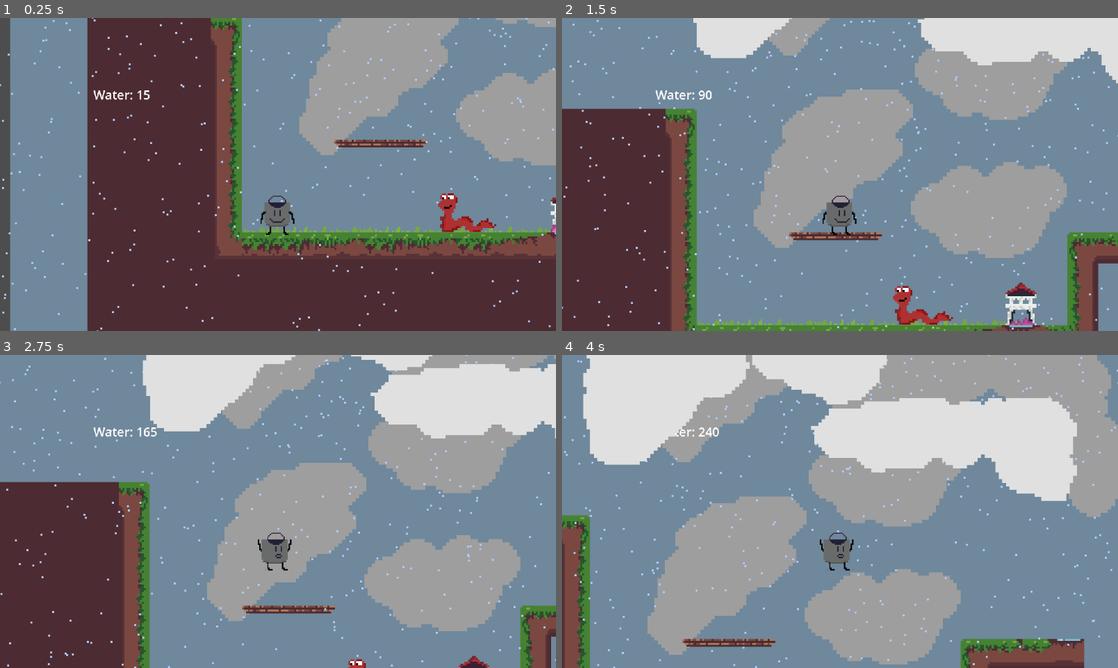
Above: before the commit, frames 1-4 (two rows, left to right).
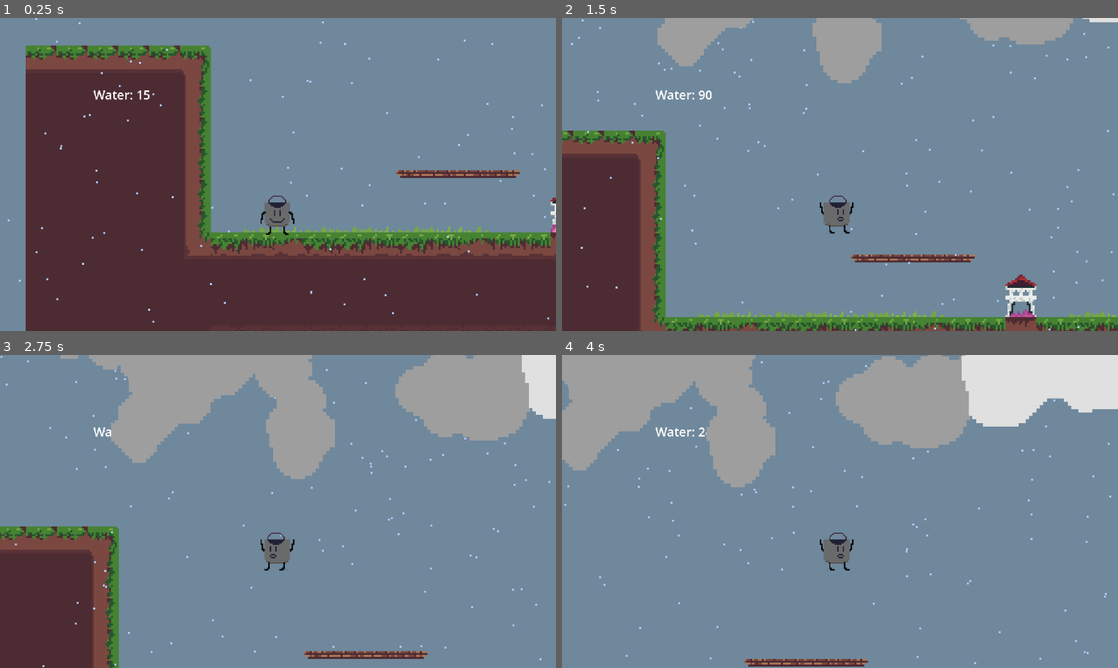
Above: after the commit, the same moments.

Repository: nsriv531/GWJ58
Game: Godot game, scene res://Scene/Level2.tscn
The game is run twice, just before and just after one commit, with the same random seed, the same clock (stepped at 60 frames per second) and the same inputs. Before the commit the project starts from res://Scene/Main.tscn.
Inputs:
- Up to frame 1 (0.25 s): no input
- Up to frame 2 (1.5 s): hold W (jump) 0.53-1.28 s; hold D (right) from 0.53 s (still down); tap Space (dump) at 0.6 s; tap W (jump) at 1.35 s
- Up to frame 3 (2.75 s): tap W (jump) at 1.52, 1.82 s; tap Space (dump) at 1.55, 2.1 s; release D (right) at 2.03 s; hold A (left) from 2.03 s (still down); hold W (jump) from 2.03 s (still down)
- Up to frame 4 (4 s): release A (left) at 2.78 s; release W (jump) at 2.78 s; hold D (right) from 2.78 s (still down); tap Space (dump) at 2.85 s; tap W (jump) at 3.02, 3.32 s; hold W (jump) from 3.53 s (still down)

The runs differ from the first frame. In frame 1, 38% of the frame differs, in the area x 0-100%, y 0-100%; in frame 2, 45%; in frame 3, 46%; in frame 4, 56%.

Commit message:
refactoring

Diff:
--- a/Objects/NewPlayer.gd
+++ b/Objects/NewPlayer.gd
@@ -1,8 +1,8 @@
 extends CharacterBody2D
 
-enum{IDLE, DUMP, WALK, HIT}
+enum{IDLE, DUMP, HIT, LEFT,RIGHT}
 @export var SPRING_VELOCITY: float = -1000.0
-var waterfill = 0
+var water_fill = 0
 const SPEED = 300.0
 const JUMP_VELOCITY = -700.0
 
@@ -13,20 +13,6 @@
 # Get the gravity from the project settings to be synced with RigidBody nodes.
 var gravity = ProjectSettings.get_setting("physics/2d/default_gravity")
 
-func isDumping():
-	if state == DUMP:
-		return true
-	else:
-		return false
-
-func hit():
-	velocity.x = -500
-	velocity.y = JUMP_VELOCITY
-	if waterfill < 800:
-		$AnimatedSprite2D.play("hit_left")
-	else:
-		$AnimatedSprite2D.play("hit_left_full")
-	state = HIT
 
 func _ready():
 	state = IDLE
@@ -39,49 +25,33 @@
 		if velocity.y == 0:
 			state = IDLE
 
-	if state == DUMP:
+	elif state == DUMP:
 		if $AnimatedSprite2D.frame == 3:
-			waterfill = 0
+			water_fill = 0
 			state = IDLE
 
 		if $AnimatedSprite2D.frame == 1:
 			var part = waterParticle.instantiate()
-			part.setAmount((1 + waterfill/40))
+			part.setAmount((1 + water_fill/40))
 			add_child(part)
 			part.start()
 
-	$Camera2D/Label.text = "Water: " + str(waterfill)
+	elif state == IDLE:
+		if not is_on_floor():
+			var direction = Input.get_axis("left", "right")
+			if direction > 0:
+				jump_animation(RIGHT)
+			elif direction < 0:
+				jump_animation(LEFT)
+			elif direction == 0:
+				jump_animation(IDLE)
+
+	$Camera2D/Label.text = "Water: " + str(water_fill)
 
 
 func _physics_process(delta):
-
 	movement(delta)
 	raycast_fill_water(delta)
-	collisions()
-
-
-func collisions():
-	# Iterate through all collisions that occurred this frame
-	for index in range(get_slide_collision_count()):
-		# We get one of the collisions with the player
-		var collision = get_slide_collision(index)
-
-
-		# If the collision is with ground
-		if (collision.get_collider().is_class("TileMap")):
-			continue
-
-		print (collision.get_collider())
-
-		if collision.get_collider().is_in_group("Shrine"):
-			var shrine = collision.get_collider()
-			if waterfill >= 800:
-				shrine.dump()
-
-		# If the collider is with an enemy
-		if collision.get_collider().is_in_group("Enemy"):
-			var enemy = collision.get_collider()
-			# we check that we are hitting it from above.
 
 func raycast_fill_water(delta):
 	var space_state = get_world_2d().direct_space_state
@@ -89,15 +59,15 @@
 	var query = PhysicsRayQueryParameters2D.create(global_position, global_position + Vector2(0,-200))
 	query.exclude = [self]
 	var result = space_state.intersect_ray(query)
-	if result.size() == 0 && waterfill < 1000:
-		waterfill += ceil(delta*2)
+	if result.size() == 0 && water_fill < 1000:
+		water_fill += ceil(delta*2)
 
 func movement(delta):
-	var speed = SPEED - (waterfill/8)
+	var speed = SPEED - (water_fill/8)
 
 	# Add the gravity.
 	if not is_on_floor():
-		velocity.y += (gravity  + waterfill/2) * delta
+		velocity.y += (gravity  + water_fill/2) * delta
 
 	# Handle Jump.
 
@@ -108,57 +78,77 @@
 		var direction = Input.get_axis("left", "right")
 		if direction > 0:
 			if is_on_floor():
-				if waterfill < 800:
+				if is_full():
+					$AnimatedSprite2D.play("right_walk_slow")
+				else:
 					$AnimatedSprite2D.play("right_walk")
-				else:
-					$AnimatedSprite2D.play("right_walk_slow")
 			velocity.x = direction * speed
 		elif direction < 0:
 			if is_on_floor():
-				if waterfill < 800:
+				if is_full():
+					$AnimatedSprite2D.play("left_walk_slow")
+				else:
 					$AnimatedSprite2D.play("left_walk")
-				else:
-					$AnimatedSprite2D.play("left_walk_slow")
 			velocity.x = direction * speed
 		else:
 			if is_on_floor():
-				if waterfill < 800:
+				if is_full():
+					$AnimatedSprite2D.play("idle_slow")
+				else:
 					$AnimatedSprite2D.play("idle")
-				else:
-					$AnimatedSprite2D.play("idle_slow")
 			velocity.x = move_toward(velocity.x, 0, speed)
 
 		if Input.is_action_just_pressed("dump") and is_on_floor():
 			state = DUMP
-			if waterfill < 800:
+			if is_full():
+				$AnimatedSprite2D.play("dump")
+			else:
 				$AnimatedSprite2D.play("partial_dump")
-			else:
-				$AnimatedSprite2D.play("dump")
 
 		if Input.is_action_just_pressed("jump") and is_on_floor():
 			velocity.y = JUMP_VELOCITY
-			if direction > 0:
-				if waterfill < 800:
-					$AnimatedSprite2D.play("right_jump")
-				else:
-					$AnimatedSprite2D.play("right_jump_slow")
-			elif direction < 0:
-				if waterfill < 800:
-					$AnimatedSprite2D.play("left_jump")
-				else:
-					$AnimatedSprite2D.play("left_jump_slow")
-			else:
-				if waterfill < 800:
-					$AnimatedSprite2D.play("idle_jump")
-				else:
-					$AnimatedSprite2D.play("idle_jump_slow")
+
 	if state != DUMP:
 		move_and_slide()
 
-
-
-
+func jump_animation(direction):
+	if direction == LEFT:
+		if is_full():
+			$AnimatedSprite2D.play("left_jump_slow")
+		else:
+			$AnimatedSprite2D.play("left_jump")
+	elif direction == RIGHT:
+		if is_full():
+			$AnimatedSprite2D.play("right_jump_slow")
+		else:
+			$AnimatedSprite2D.play("right_jump")
+	elif direction == IDLE:
+		if is_full():
+			$AnimatedSprite2D.play("idle_jump_slow")
+		else:
+			$AnimatedSprite2D.play("idle_jump")
 
 func _on_spring_spring_jump_velcity(jumpheight) -> void:
 	velocity.y = jumpheight
 	pass # Replace with function body.
+
+func hit():
+	velocity.x = -500
+	velocity.y = JUMP_VELOCITY
+	if is_full():
+		$AnimatedSprite2D.play("hit_left_full")
+	else:
+		$AnimatedSprite2D.play("hit_left")
+	state = HIT
+
+func is_full():
+	if water_fill < 800:
+		return false
+	else:
+		return true
+
+func is_dumping():
+	if state == DUMP:
+		return true
+	else:
+		return false
--- a/Objects/Shrine.gd
+++ b/Objects/Shrine.gd
@@ -12,7 +12,7 @@
 
 # Called every frame. 'delta' is the elapsed time since the previous frame.
 func _process(delta):
-	if player_overlap && player.isDumping() && player.waterfill >= 800:
+	if player_overlap && player.is_dumping() && player.is_full():
 		$AnimatedSprite2D.play("notonfire")
 	pass
 
--- a/Objects/Shrine.tscn
+++ b/Objects/Shrine.tscn
@@ -51,7 +51,6 @@
 
 [node name="CollisionShape2D" type="CollisionShape2D" parent="."]
 position = Vector2(-1.90735e-06, -3.4)
-scale = Vector2(1, 1)
 shape = SubResource("RectangleShape2D_22nxy")
 
 [connection signal="body_entered" from="." to="." method="_on_body_entered"]
--- a/Objects/Snake.gd
+++ b/Objects/Snake.gd
@@ -34,7 +34,7 @@
 	if body.is_in_group("Player") && state == ALIVE:
 		if body.velocity.y > 0:
 				# If so, we squash it and bounce.
-			self.squash(body.waterfill)
+			self.squash(body.water_fill)
 			body.velocity.y = body.JUMP_VELOCITY
 		else:
 			body.hit()
--- a/project.godot
+++ b/project.godot
@@ -11,7 +11,7 @@
 [application]
 
 config/name="BucketGame"
-run/main_scene="res://Scene/Main.tscn"
+run/main_scene="res://Scene/Level2.tscn"
 config/features=PackedStringArray("4.0", "Forward Plus")
 
 [display]
Not shown: 1 places in Scene/Level2.tscn that only renumber resources
